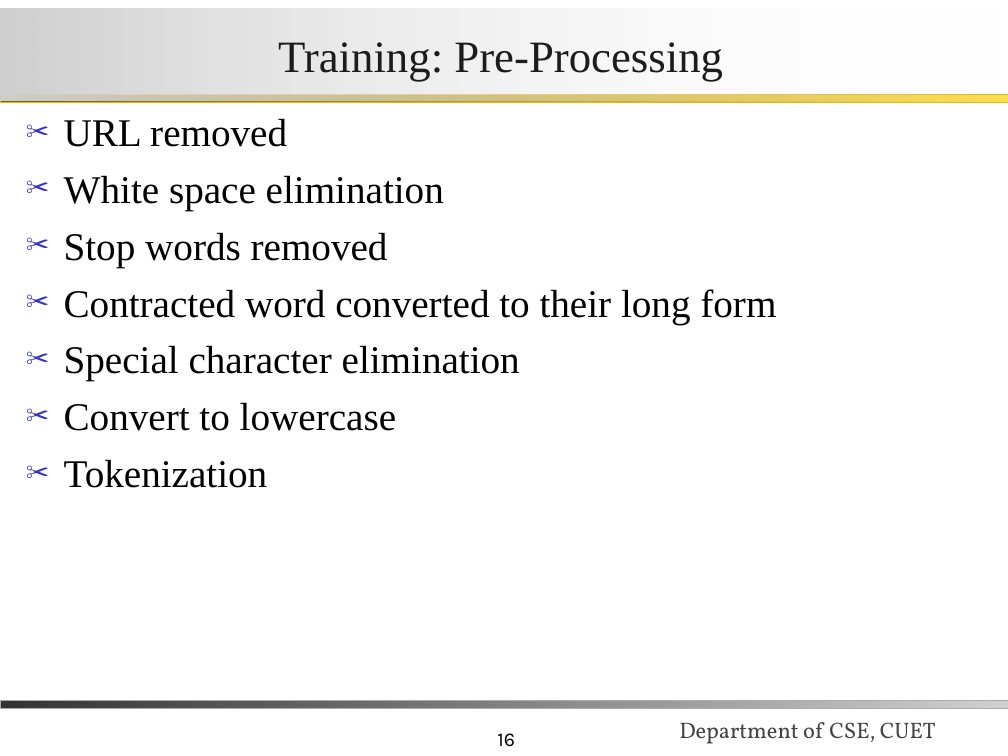
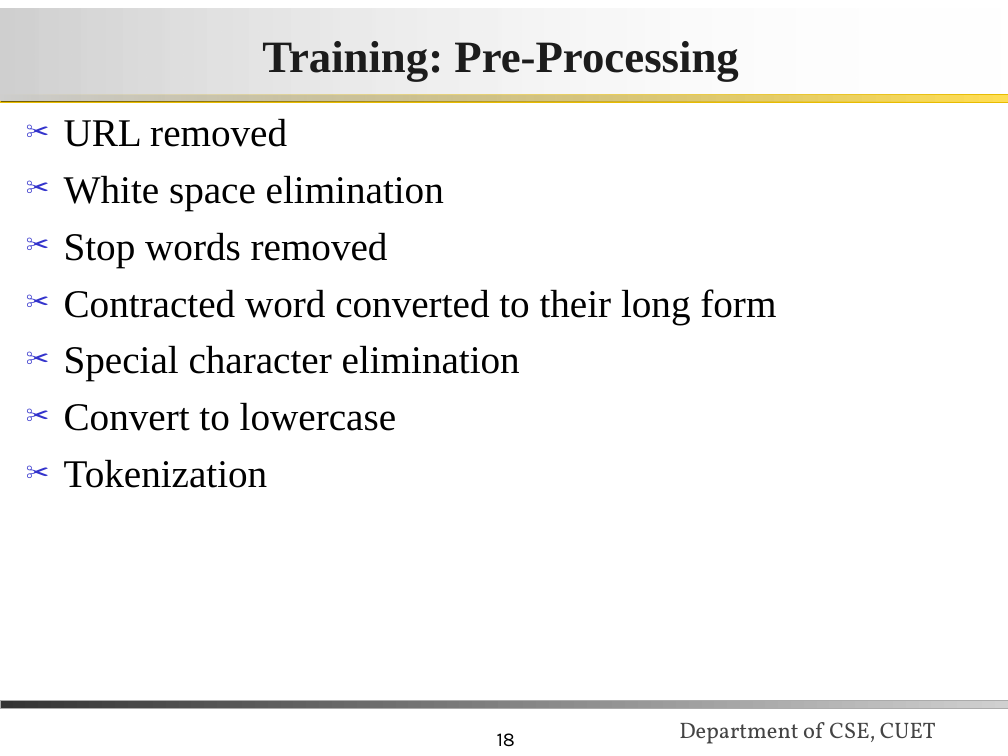
Before and after one commit to iRaM-sAgOr/email_data, a slide deck: slide 18 of myReport/final_presentation.ppt (slide 16 before the commit). Drawn at 1008x756 pixels with LibreOffice and Linux fonts; fonts in the diff are those of the drawing; background and template pictures are left out. Boxes give left, top, right and bottom in pixels: in the first picture for what was removed or moved away, otherwise in the second. Text is boxed around its words. In the diff, an @@ line names an element or a change of style, - is before the commit and + after.

```diff
--- a/myReport/final_presentation.ppt
+++ b/myReport/final_presentation.ppt
@@ title "Training: Pre-Processing" at bbox=[0, 8, 1005, 100]: bold on @@
@@ page number at bbox=[497, 733, 516, 747]: text changed @@
-16
+18
```
Also in this commit, not shown: 21 other slides changed, 3 slides added, 1 slide removed, 9 other files.
